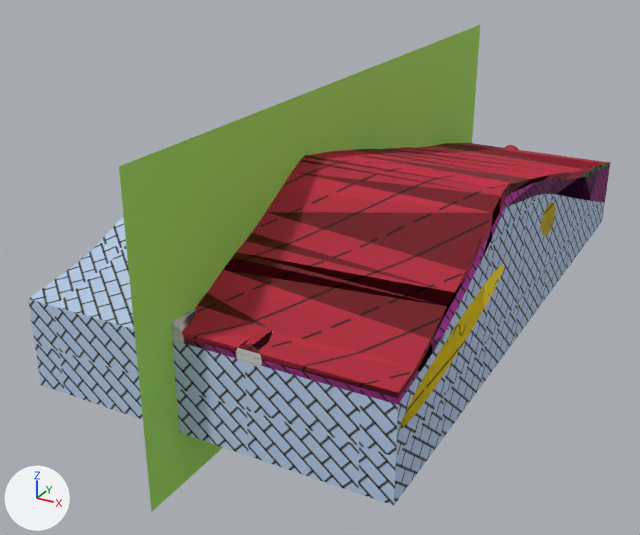
The OBJ model model/ym2_Sec.obj as it was, and as the next commit left it.
Before and after are seen from a 50 mm camera at (206.0, -250.0, 173.0) aimed at (-9.0, 141.0, -23.0). The axes (+X, +Y, +Z) are drawn at lower left. The lights are the same throughout. Where no turn or scale is listed for an object, it has been applied to the vertices.

In view in the first picture: '0', '1', '3', 'Plane001', 'hole'.
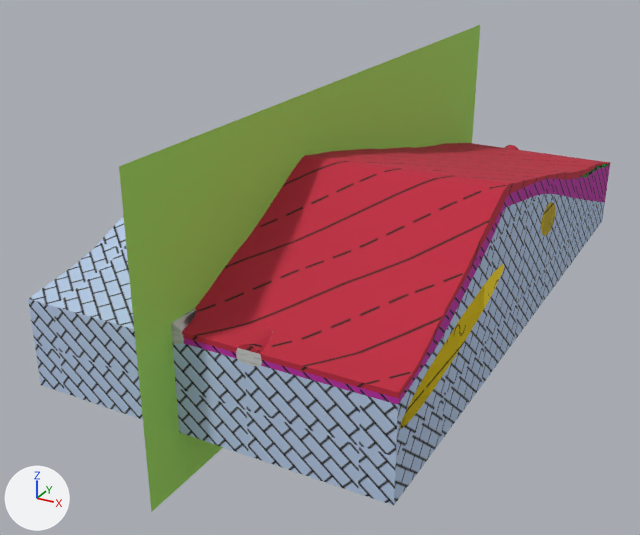
Boxes [x1, y1, x2, y2] around the edits, measured in the pictures (640 x 535 px; the box of a moved part takes in the faces that stretch with it):
part 1 of me_1, shading changed
    both: [184, 166, 610, 405]
part 2 of me_3, moved or reshaped
    both: [195, 305, 268, 328]

Diff of the bpy script that builds the scene:
```diff
--- a/model/ym2_Sec.obj.py
+++ b/model/ym2_Sec.obj.py
@@ me_1 @@
 me_1.from_pydata(...)  # 255 vertices, 510 faces; spans x 0.0..100.0, y 0.0..345.0, z -30.0..45.0
 # used by ob_1; location = (0.0, 0.0, 0.0)
+# me_1 part 1: edges marked sharp go from 598 to 440
 me_1.materials.append(mat_02___default)
@@ me_3 @@
 me_3.from_pydata(...)  # 234 vertices, 472 faces; spans x 0.0..100.0, y 0.0..345.0, z -3.0..51.0
 # used by ob_3; location = (0.0, 0.0, 0.0)
+# me_3 part 2
+# 11 faces are deleted
+# 11 new faces join them
+# me_3 part 3: the surface is now shaded flat
 me_3.materials.append(mat_08___default)
```
